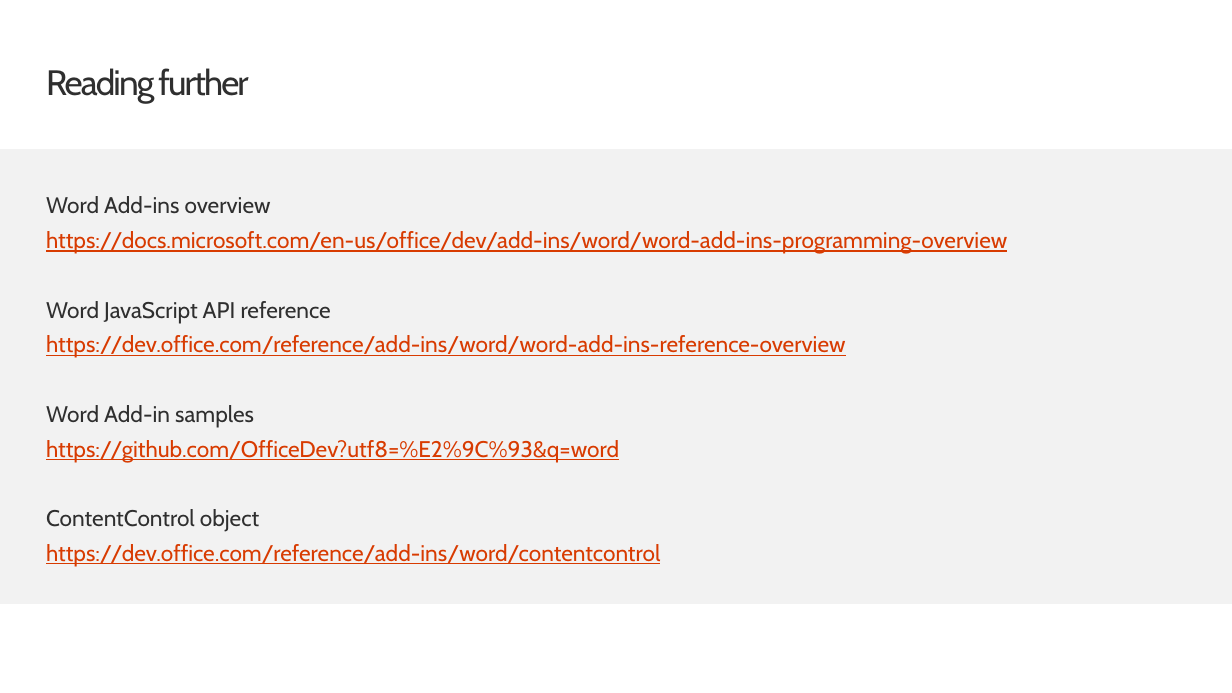
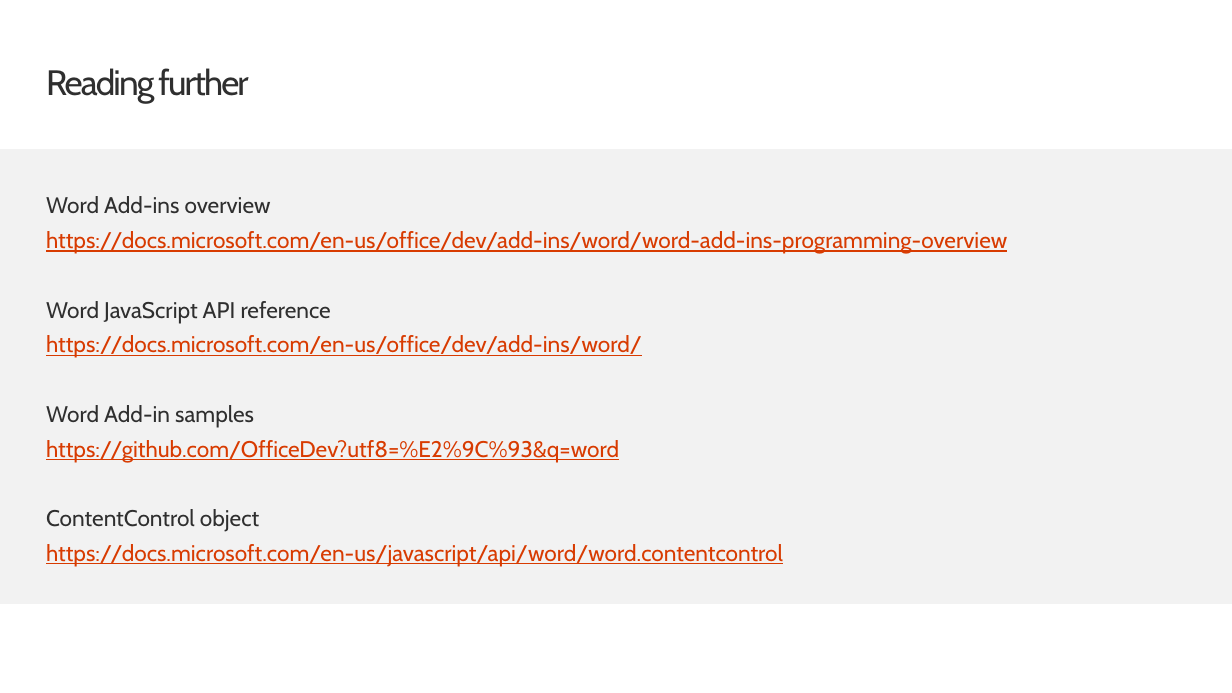
Before and after one commit to OfficeDev/TrainingContent, a slide deck: slide 9 of OfficeAddin/01 Building Add-ins for Microsoft Word/03 Content Controls in Word Add-ins.pptx. Drawn at 1232x693 pixels with LibreOffice and Linux fonts; fonts in the diff are those of the drawing; background and template pictures are left out. Boxes give left, top, right and bottom in pixels: in the first picture for what was removed or moved away, otherwise in the second. Text is boxed around its words. In the diff, an @@ line names an element or a change of style, - is before the commit and + after.

Commit message:
FY2020Q1 OfficeAddins M1 content refresh (#618)

```diff
--- a/OfficeAddin/01 Building Add-ins for Microsoft Word/03 Content Controls in Word Add-ins.pptx
+++ b/OfficeAddin/01 Building Add-ins for Microsoft Word/03 Content Controls in Word Add-ins.pptx
@@ text at bbox=[46, 335, 642, 358]: text changed @@
-https://dev.office.com/reference/add-ins/word/word-add-ins-reference-overview
+https://docs.microsoft.com/en-us/office/dev/add-ins/word/
@@ text at bbox=[46, 544, 783, 567]: text changed @@
-https://dev.office.com/reference/add-ins/word/contentcontrol
+https://docs.microsoft.com/en-us/javascript/api/word/word.contentcontrol
```
Also in this commit, not shown: 7 other files.
